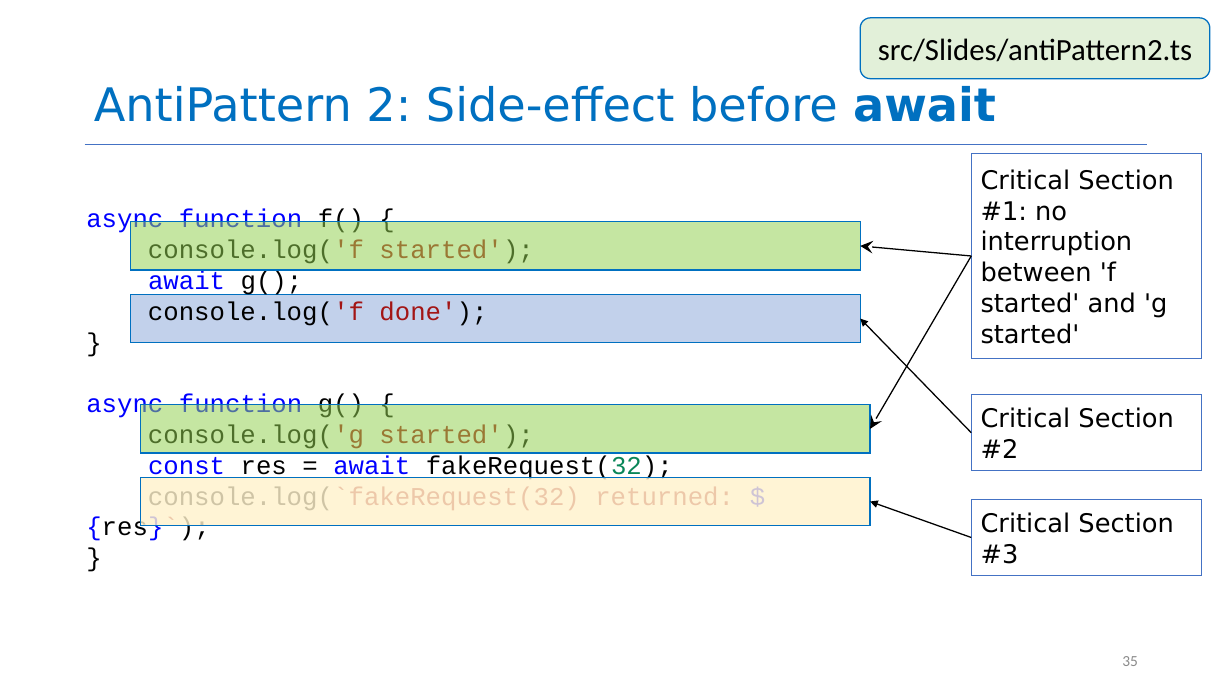
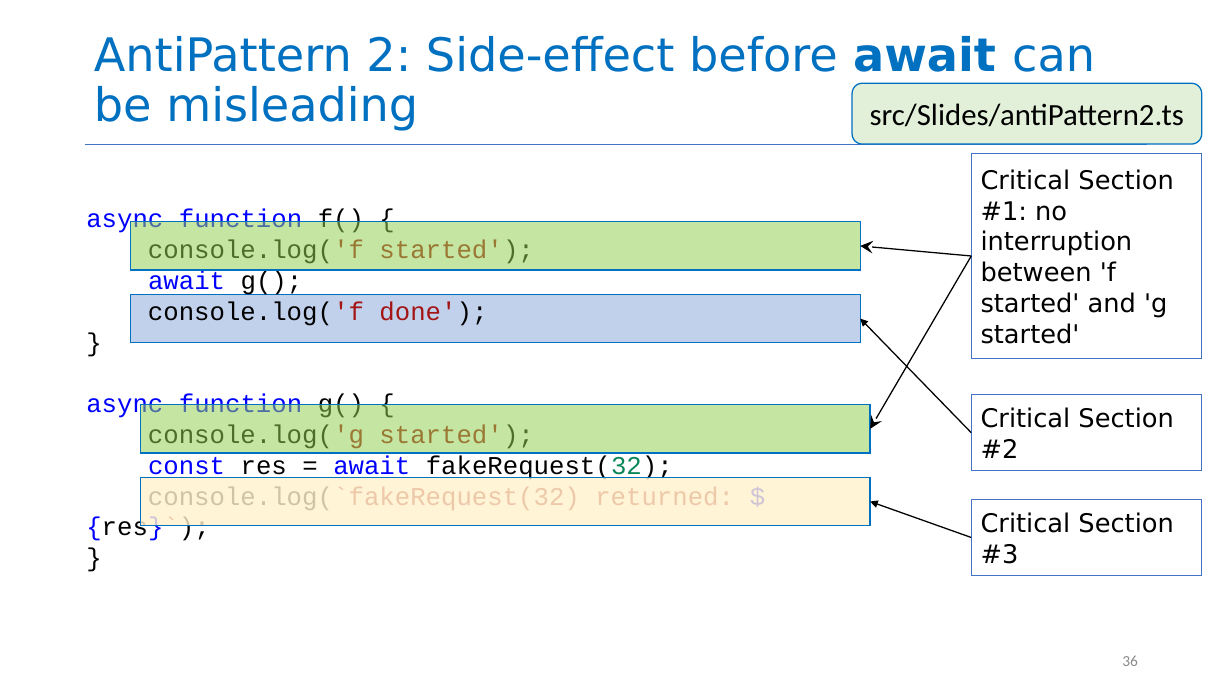
Before and after one commit to neu-se/CS4530-Summer-2026, a slide deck: slide 36 of Slides/Module 08 Concurrency Patterns in Typescript.pptx (slide 35 before the commit). Drawn at 1232x693 pixels with LibreOffice and Linux fonts; fonts in the diff are those of the drawing. Boxes give left, top, right and bottom in pixels: in the first picture for what was removed or moved away, otherwise in the second. Text is boxed around its words. In the diff, an @@ line names an element or a change of style, - is before the commit and + after.

```diff
--- a/Slides/Module 08 Concurrency Patterns in Typescript.pptx
+++ b/Slides/Module 08 Concurrency Patterns in Typescript.pptx
@@ title at [94,36,1095,131]: text changed @@
-AntiPattern 2: Side-effect before await
+AntiPattern 2: Side-effect before await can be misleading
@@ rounded rectangle "src/Slides/antiPattern2.ts": place and size @@
-rounded rectangle "src/Slides/antiPattern2.ts" at [860,18,1210,79]
+rounded rectangle "src/Slides/antiPattern2.ts" at [852,83,1202,144]
@@ page number at [1122,655,1138,666]: text changed @@
-35
+36
```
Also in this commit, not shown: 5 other slides changed, 1 slide added, 1 other file.
